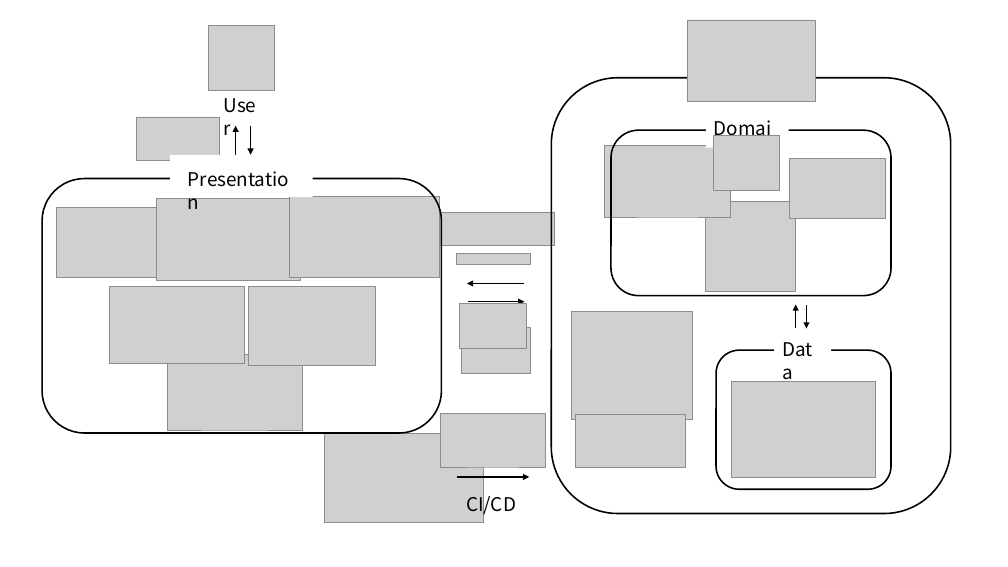
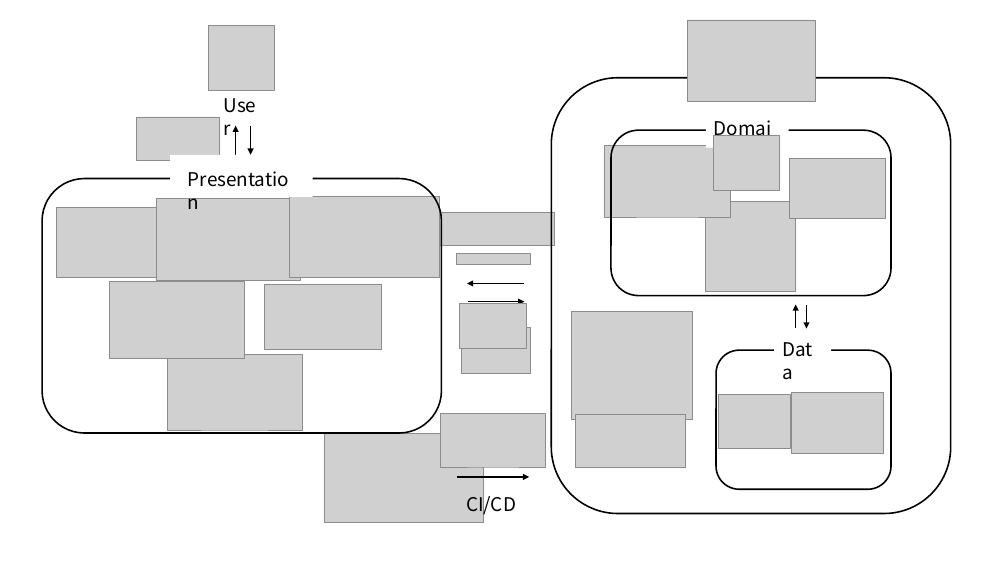
Before and after one commit to jhchoi1182/pet-project-back, a slide deck: slide 1 of 아키텍처_구조.pptx. Drawn at 1008x567 pixels with LibreOffice and Linux fonts; fonts in the diff are those of the drawing; grey boxes stand for pictures; background and template pictures are left out. Boxes give left, top, right and bottom in pixels: in the first picture for what was removed or moved away, otherwise in the second. Text is boxed around its words. In the diff, an @@ line names an element or a change of style, - is before the commit and + after.

Commit message:
feat: 아키텍처 ppt 수정

```diff
--- a/아키텍처_구조.pptx
+++ b/아키텍처_구조.pptx
@@ picture: place and size @@
-picture at bbox=[110, 287, 244, 364]
+picture at bbox=[110, 281, 244, 358]
@@ picture: place and size @@
-picture at bbox=[249, 287, 376, 366]
+picture at bbox=[265, 284, 381, 350]
@@ picture added at bbox=[719, 395, 791, 448] @@
@@ picture: place and size @@
-picture at bbox=[732, 382, 876, 478]
+picture at bbox=[792, 392, 883, 454]
```
